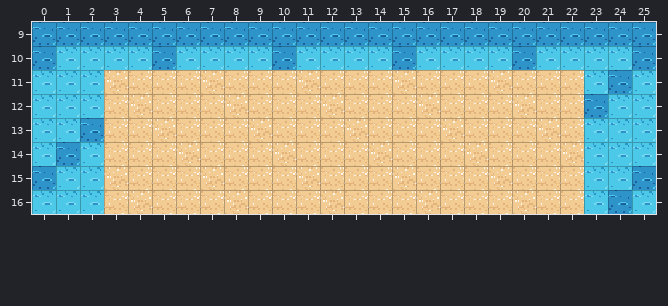
Tiled map -- copa-arcoiris/maps-src/arena.tmx. This is how it looked before the edit.
Cells are 16x16 px. Shown: x 0..25, y 9..16.
Once edited:
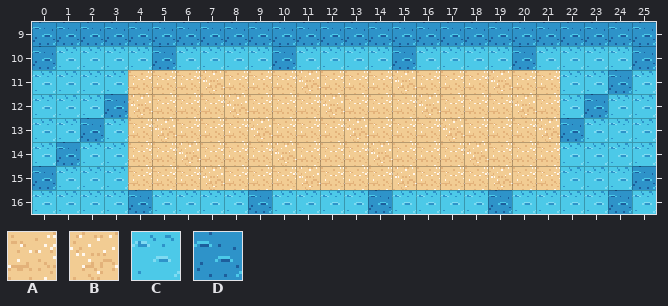
Key: from "tiles": A 13, B 14, C 16, D 24.
_ is an empty cell.
Tiles replaced or removed in this view: A, B.
Edits made:
Changed rows in their new state; . is an unchanged cell.
Layer "suelo":
first column x 3:
11 C..................C
12 D..................C
13 C..................D
14 C..................C
15 C..................C
16 CDCCCCDCCCCDCCCCDCCC
Changed places in both pictures, as pixel boxes (x1, y1, x2, y2):
changed: (104, 70, 584, 214)
